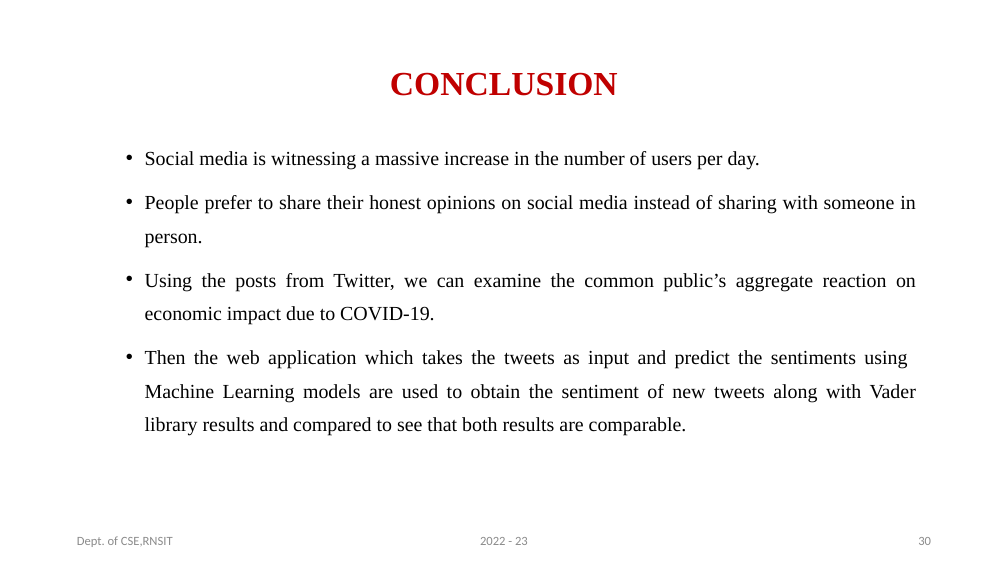
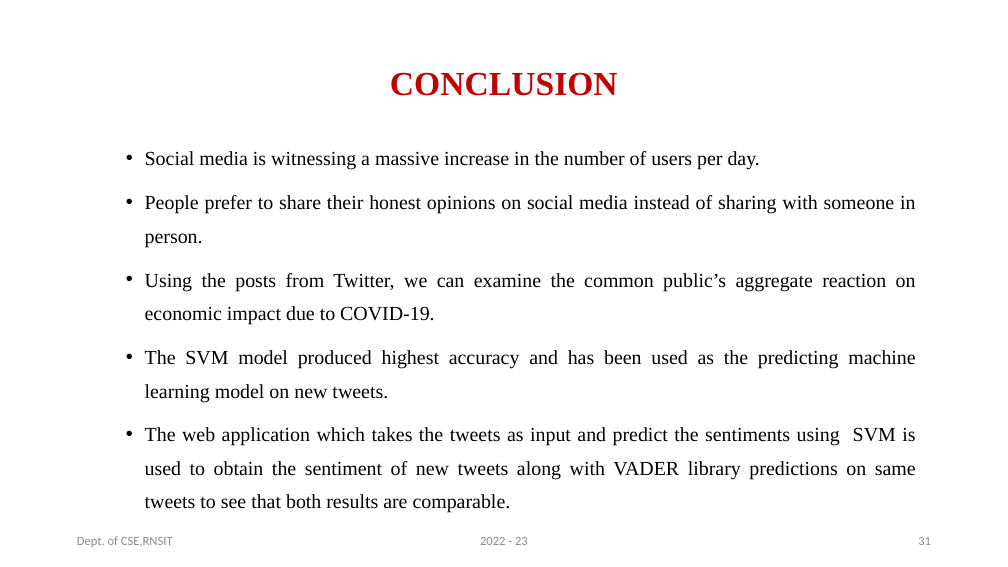
Before and after one commit to vinayhr01/Twitter-Sentiment-Analysis-Web-Application-Project, a slide deck: slide 31 of Final__Project_Presentation.pptx (slide 30 before the commit). Drawn at 1008x567 pixels with LibreOffice and Linux fonts; fonts in the diff are those of the drawing. Boxes give left, top, right and bottom in pixels: in the first picture for what was removed or moved away, otherwise in the second. Text is boxed around its words. In the diff, an @@ line names an element or a change of style, - is before the commit and + after.

```diff
--- a/Final__Project_Presentation.pptx
+++ b/Final__Project_Presentation.pptx
@@ text at (145, 350, 916, 513): text changed @@
-• Then the web application which takes the tweets as input and predict the sentiments using Machine Learning models are used to obtain the sentiment of new tweets along with Vader library results and compared to see that both results are comparable.
+• The SVM model produced highest accuracy and has been used as the predicting machine learning model on new tweets.
+• The web application which takes the tweets as input and predict the sentiments using SVM is used to obtain the sentiment of new tweets along with VADER library predictions on same tweets to see that both results are comparable.
@@ page number at (918, 537, 931, 545): text changed @@
-30
+31
```
Also in this commit, not shown: 20 other slides changed, 1 slide added, 1 other file.
